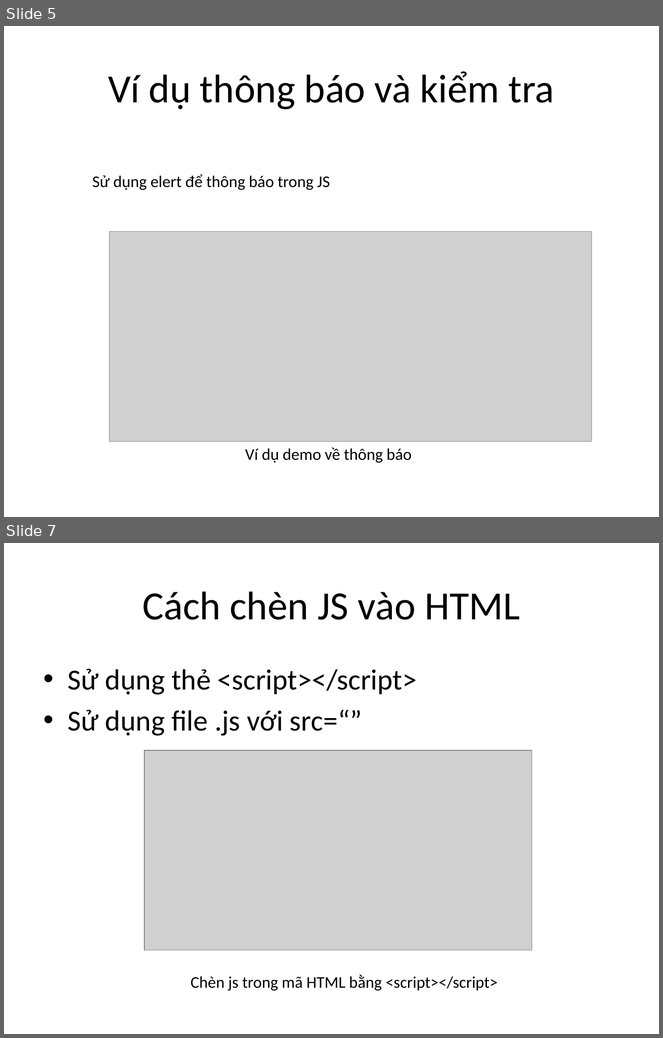
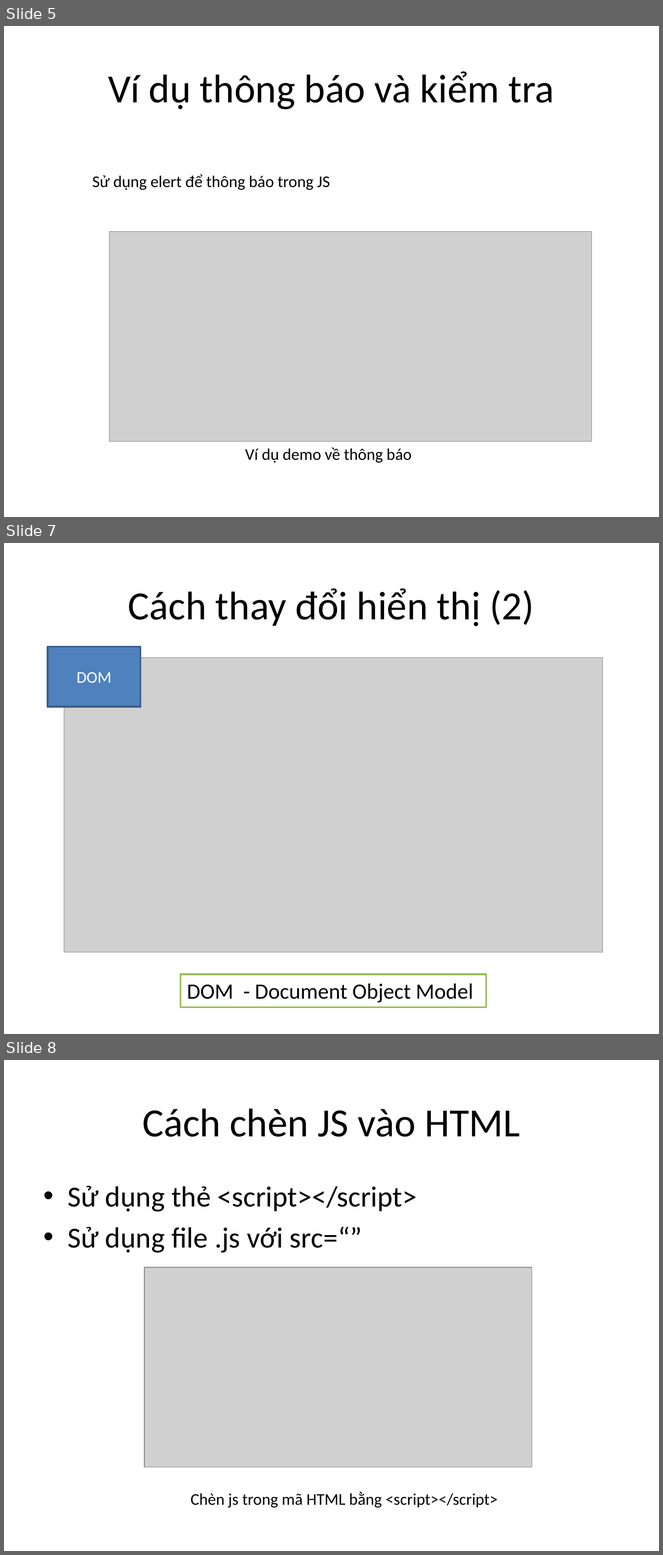
Before and after one commit to phithanh97cs/T3H, a slide deck: 1. Front-end/3. JavaScipt - JS/3. Java Script.pptx. Shown one above the other, each under a label of ours: slides 5 and 7 before the commit, slides 5, 7 and 8 after it; the slides between them are not shown. The pictures are 663x1038 and 663x1555 pixels, drawn with LibreOffice and Linux fonts; fonts in the diff are those of the drawing; grey boxes stand for pictures. Boxes give left, top, right and bottom in pixels: in the first picture for what was removed or moved away, otherwise in the second. Text is boxed around its words. In the diff, an @@ line names an element or a change of style, - is before the commit and + after.

```diff
--- a/1. Front-end/3. JavaScipt - JS/3. Java Script.pptx
+++ b/1. Front-end/3. JavaScipt - JS/3. Java Script.pptx
@@ slide 7 added at box(4, 543, 659, 1034), background #FFFFFF @@
@@ title added at box(128, 588, 534, 626), 44 pt, text #000000 @@
+Cách thay đổi hiển thị (2)
@@ rectangle added at box(48, 646, 141, 707), fill #4F81BD, outline #3A5F8C 2 pt, 18 pt, text #FFFFFF @@
+DOM
@@ picture added at box(64, 657, 603, 953) @@
@@ rectangle added at box(180, 975, 486, 1007), fill #FFFFFF, outline #9BBB59 2 pt, 24 pt, text #000000 @@
+DOM - Document Object Model
@@ what was slide 7 is now slide 8 @@
```
Also in this commit, not shown: 3 slides changed, 5 other files.
